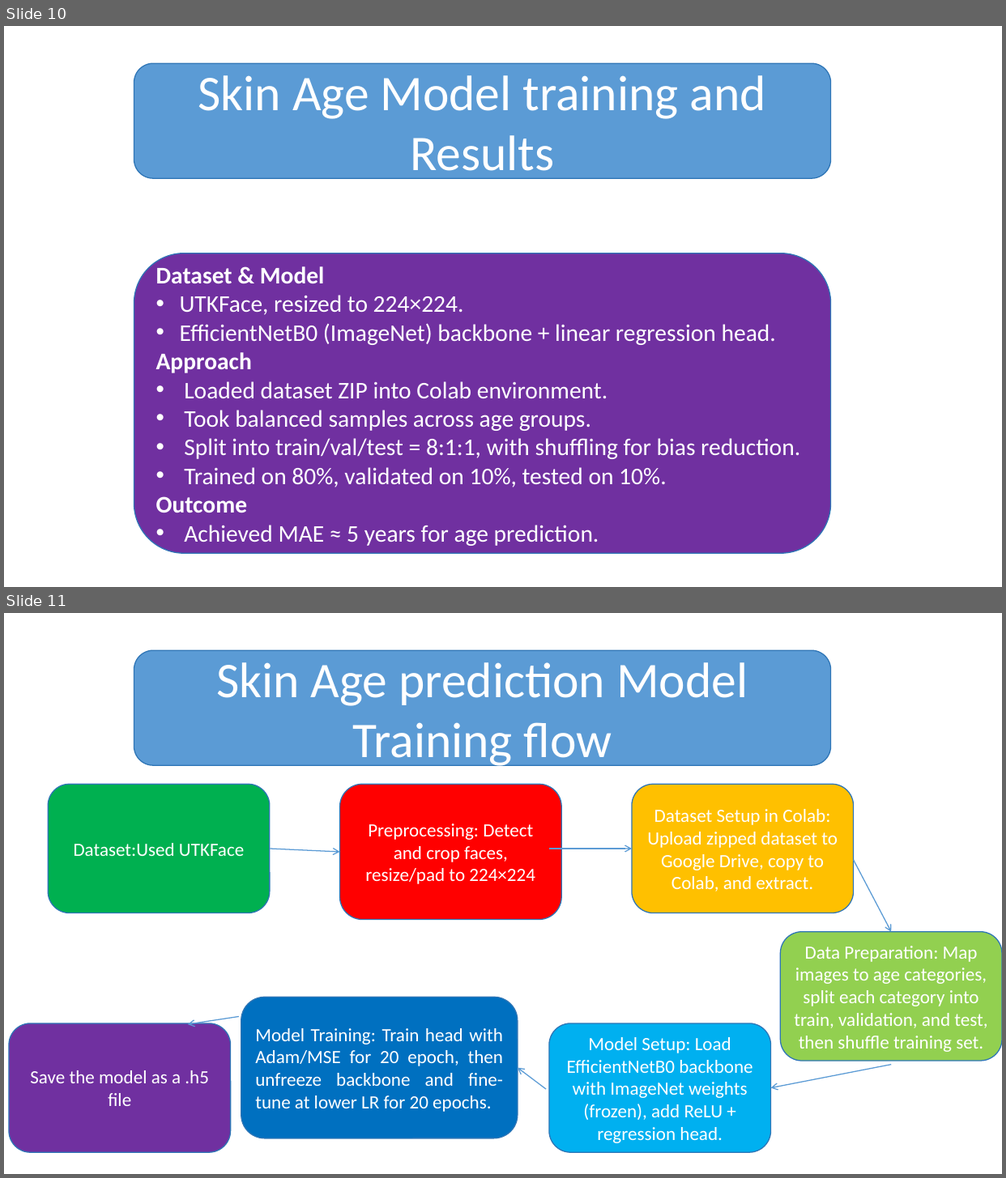
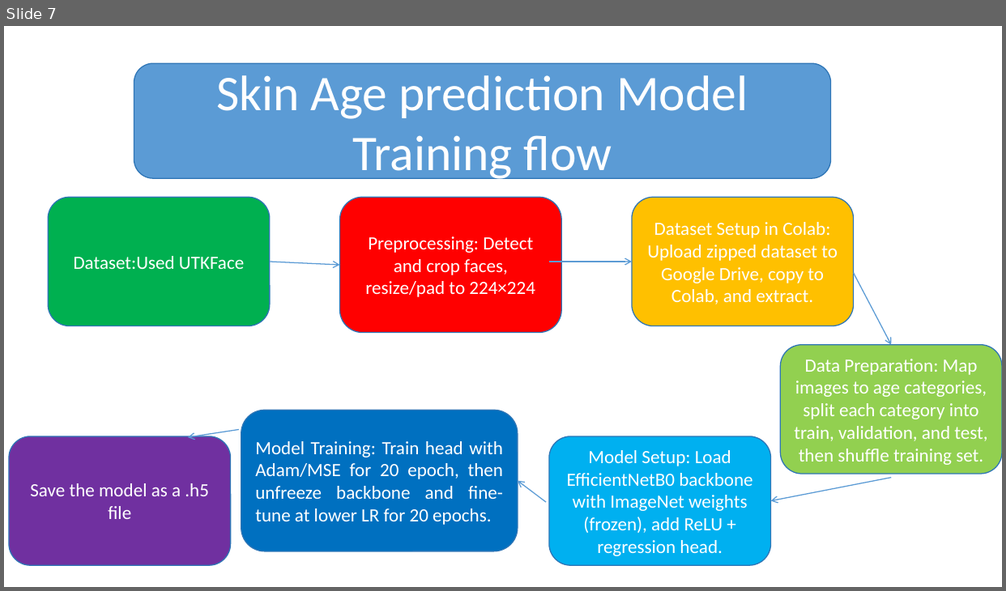
Before and after one commit to SpringBoardMentor0781j/Dermal_Scan_Project_2025, a slide deck: docs/Presentation1.pptx. Shown one above the other, each under a label of ours: slides 10 and 11 before the commit, slide 7 after it. The pictures are 1006x1178 and 1006x591 pixels, drawn with LibreOffice and Linux fonts; fonts in the diff are those of the drawing; background and template pictures are left out. Boxes give left, top, right and bottom in pixels: in the first picture for what was removed or moved away, otherwise in the second. Text is boxed around its words. In the diff, an @@ line names an element or a change of style, - is before the commit and + after.

```diff
--- a/docs/Presentation1.pptx
+++ b/docs/Presentation1.pptx
@@ slide 10 removed at (4, 26, 1002, 587), background picture (left out) @@
@@ rounded rectangle removed at (134, 63, 831, 179) @@
-Skin Age Model training and Results
@@ rounded rectangle removed at (134, 254, 831, 554) @@
-Dataset & Model
-• UTKFace, resized to 224×224.
-• EfficientNetB0 (ImageNet) backbone + linear regression head.
-Approach
-• Loaded dataset ZIP into Colab environment.
-• Took balanced samples across age groups.
-• Split into train/val/test = 8:1:1, with shuffling for bias reduction.
-• Trained on 80%, validated on 10%, tested on 10%.
-Outcome
-• Achieved MAE ≈ 5 years for age prediction.
@@ what was slide 11 is now slide 7 @@
```
Also in this commit, not shown: 3 other slides removed, 31 other files.
